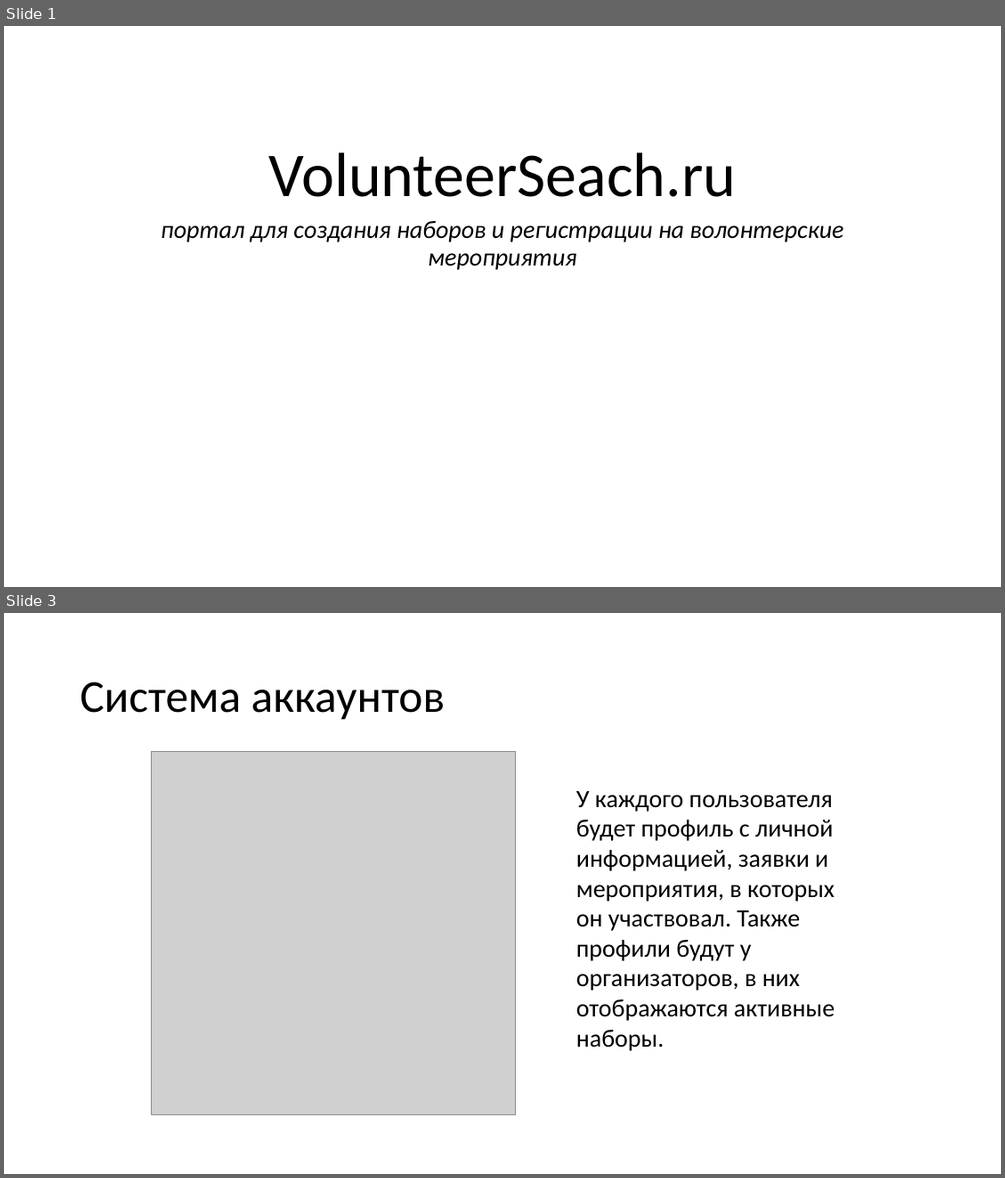
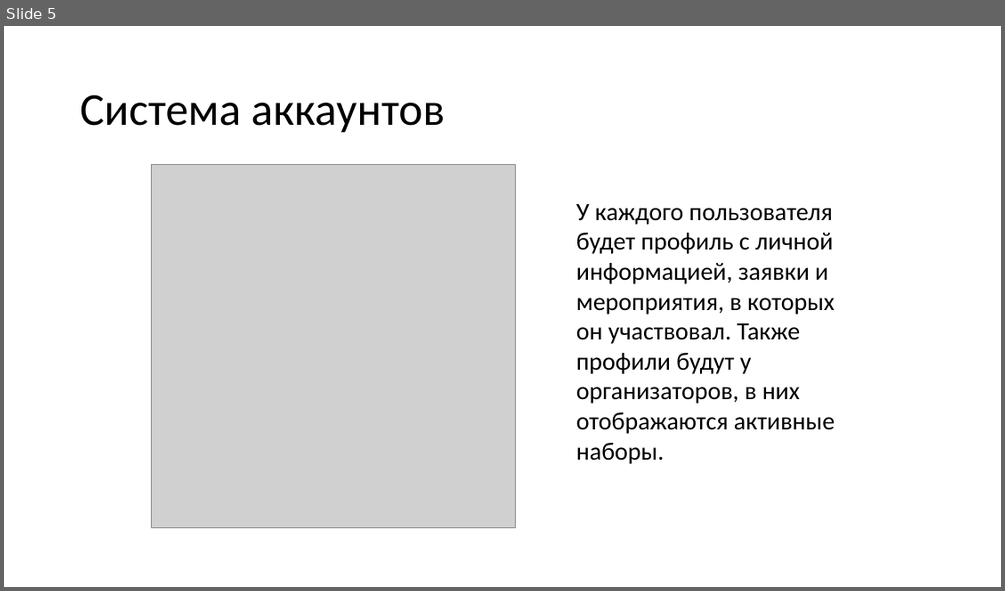
Before and after one commit to DaryaHomyak/VolunteerSearch, a slide deck: VolunteerSeach.pptx. Shown one above the other, each under a label of ours: slides 1 and 3 before the commit, slide 5 after it; the slides between them are not shown. The pictures are 1005x1178 and 1005x591 pixels, drawn with LibreOffice and Linux fonts; fonts in the diff are those of the drawing; grey boxes stand for pictures; background and template pictures are left out. Boxes give left, top, right and bottom in pixels: in the first picture for what was removed or moved away, otherwise in the second. Text is boxed around its words. In the diff, an @@ line names an element or a change of style, - is before the commit and + after.

```diff
--- a/VolunteerSeach.pptx
+++ b/VolunteerSeach.pptx
@@ slide 1 removed at [4, 26, 1001, 587], background picture (left out) @@
@@ title removed at [268, 152, 736, 197] @@
-VolunteerSeach.ru
@@ subtitle removed at [161, 221, 843, 270] @@
-портал для создания наборов и регистрации на волонтерские мероприятия
@@ what was slide 3 is now slide 5 @@
```
Also in this commit, not shown: 4 slides changed, 5 slides added.
